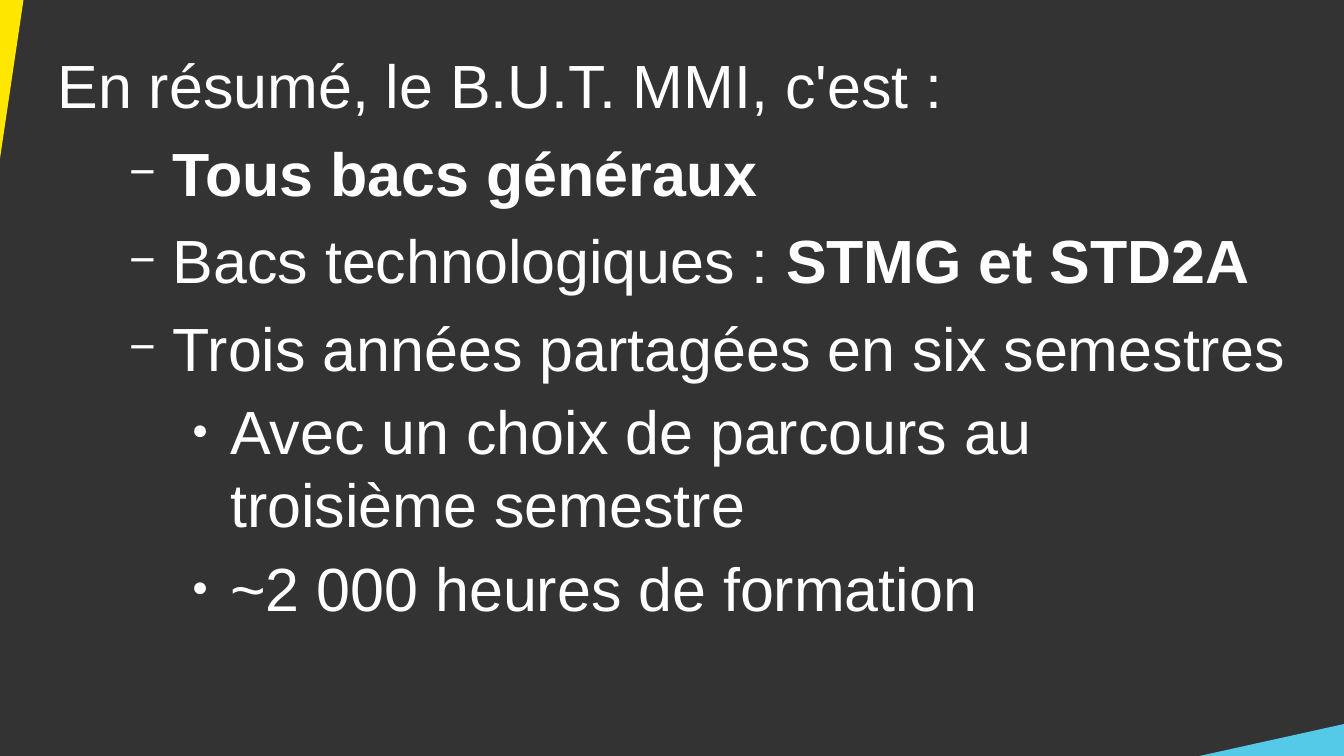
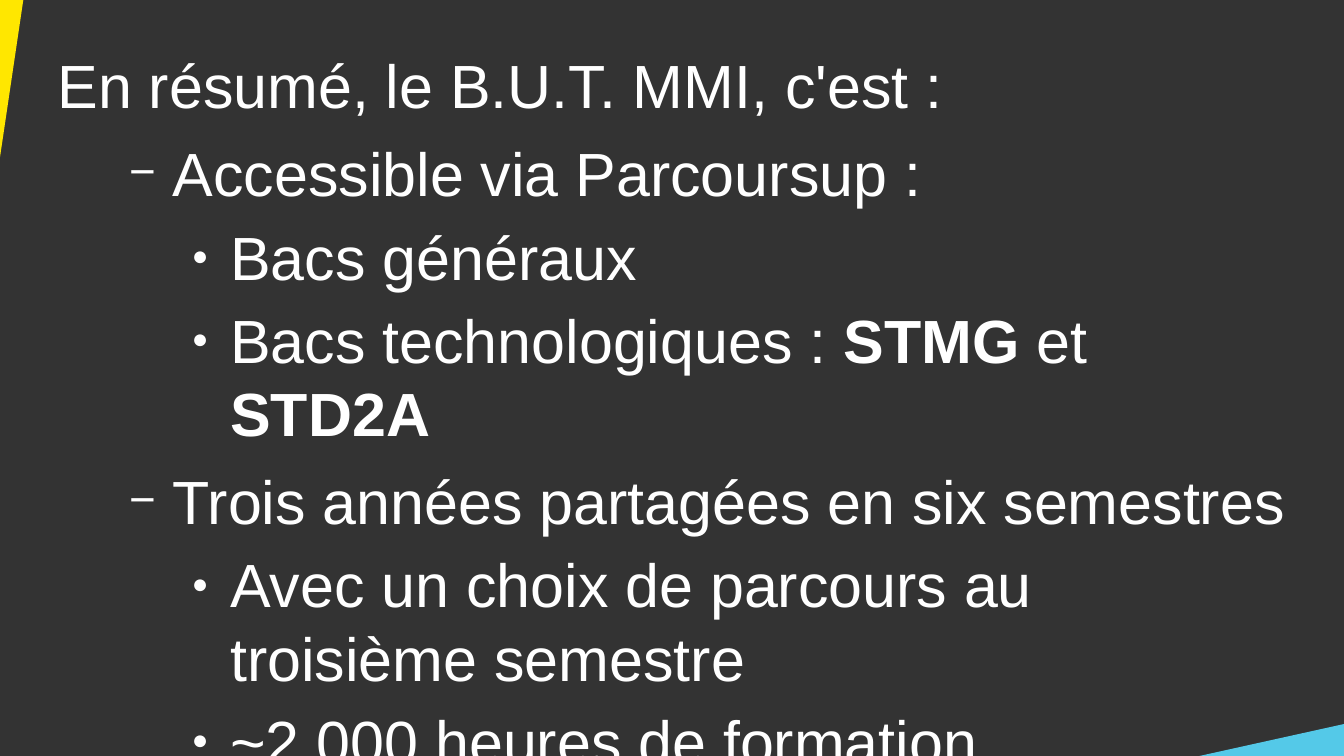
Before and after one commit to DanYellow/cours, a slide deck: slide 23 of presentation-formation-mmi/presentation.odp. Drawn at 1344x756 pixels with LibreOffice and Linux fonts; fonts in the diff are those of the drawing. Boxes give left, top, right and bottom in pixels: in the first picture for what was removed or moved away, otherwise in the second. Text is boxed around its words. In the diff, an @@ line names an element or a change of style, - is before the commit and + after.

```diff
--- a/presentation-formation-mmi/presentation.odp
+++ b/presentation-formation-mmi/presentation.odp
@@ text at (x1=173, y1=152, x2=888, y2=291): text changed; bold off @@
-  − Tous bacs généraux
+  − Accessible via Parcoursup :
+    ● Bacs généraux
@@ text at (x1=230, y1=319, x2=1088, y2=437): bold off in "et"; bullet − to ●; list level 2 to 3 in "Bacs technologiques : STMG et ..." @@
```
Also in this commit, not shown: 9 other slides changed, 8 other files.
